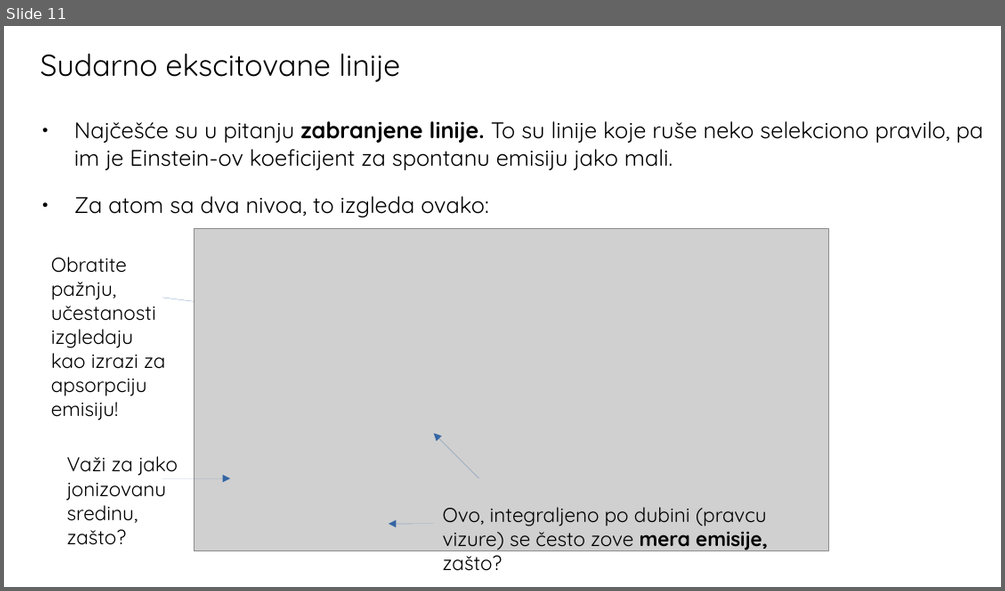
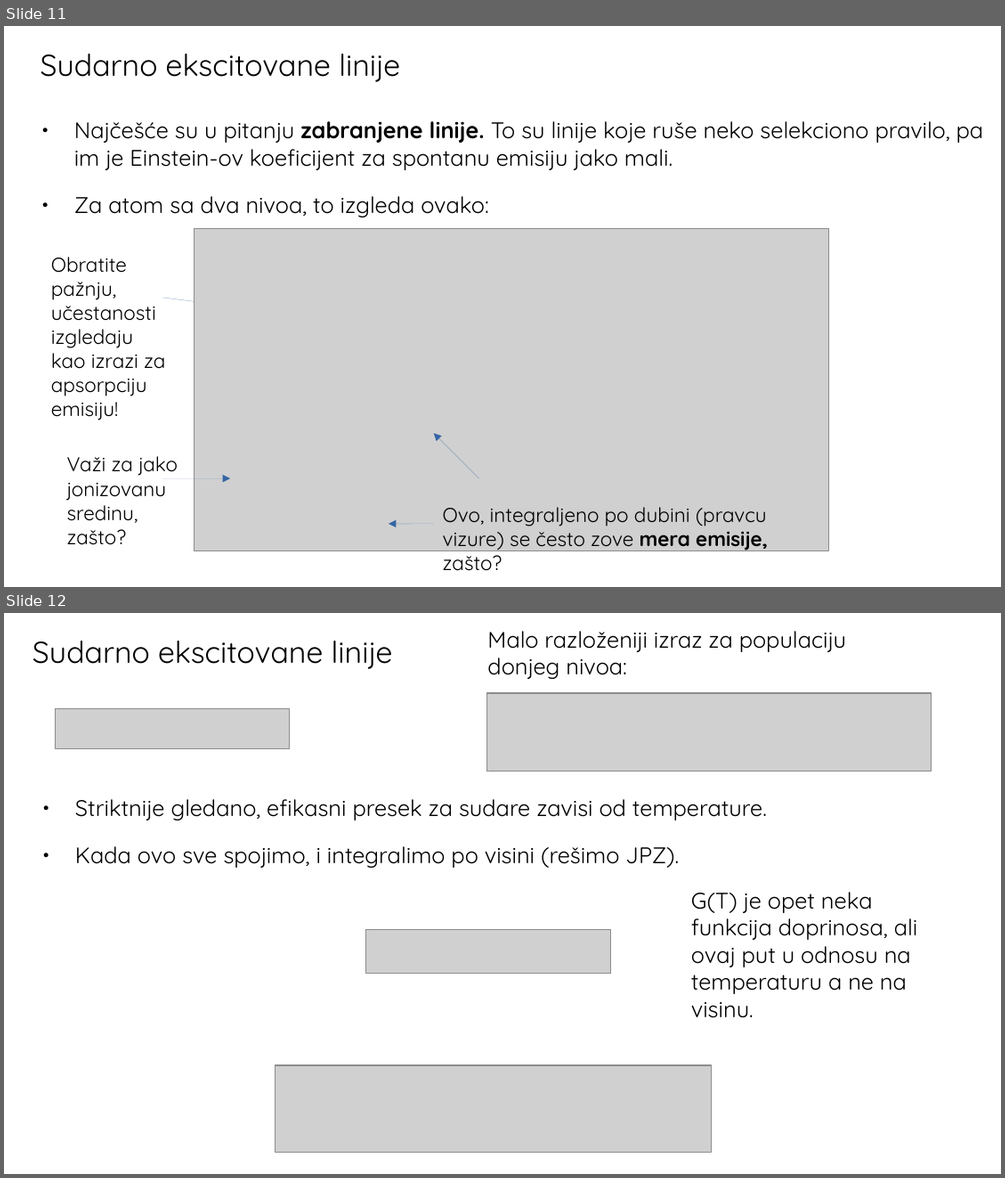
Before and after one commit to ivanzmilic/TZS_matf, a slide deck: Predavanja/Predavanje_12_Statisticka_Ravnoteza_Zakljucci.odp. Shown one above the other, each under a label of ours: slide 11 before the commit, slides 11 and 12 after it. The pictures are 1005x591 and 1005x1178 pixels, drawn with LibreOffice and Linux fonts; fonts in the diff are those of the drawing; grey boxes stand for pictures. Boxes give left, top, right and bottom in pixels: in the first picture for what was removed or moved away, otherwise in the second. Text is boxed around its words. In the diff, an @@ line names an element or a change of style, - is before the commit and + after.

```diff
--- a/Predavanja/Predavanje_12_Statisticka_Ravnoteza_Zakljucci.odp
+++ b/Predavanja/Predavanje_12_Statisticka_Ravnoteza_Zakljucci.odp
@@ slide 12 added at (4,613,1001,1174), background #FFFFFF @@
@@ text added at (487,631,846,679), 18 pt, text #000000 @@
+Malo razloženiji izraz za populaciju donjeg nivoa:
@@ title added at (32,641,393,669), 24 pt, text #000000 @@
+Sudarno ekscitovane linije
@@ picture added at (56,709,289,748) @@
@@ picture added at (486,693,931,771) @@
@@ text added at (75,799,767,868), 18 pt, text #000000 @@
+● Striktnije gledano, efikasni presek za sudare zavisi od temperature.
+● Kada ovo sve spojimo, i integralimo po visini (rešimo JPZ).
@@ text added at (691,892,918,1018), 18 pt, text #000000 @@
+G(T) je opet neka funkcija doprinosa, ali ovaj put u odnosu na temperaturu a ne na visinu.
@@ picture added at (366,930,611,973) @@
@@ picture added at (275,1065,712,1152) @@
```
Also in this commit, not shown: 3 slides changed, 9 other slides added.
